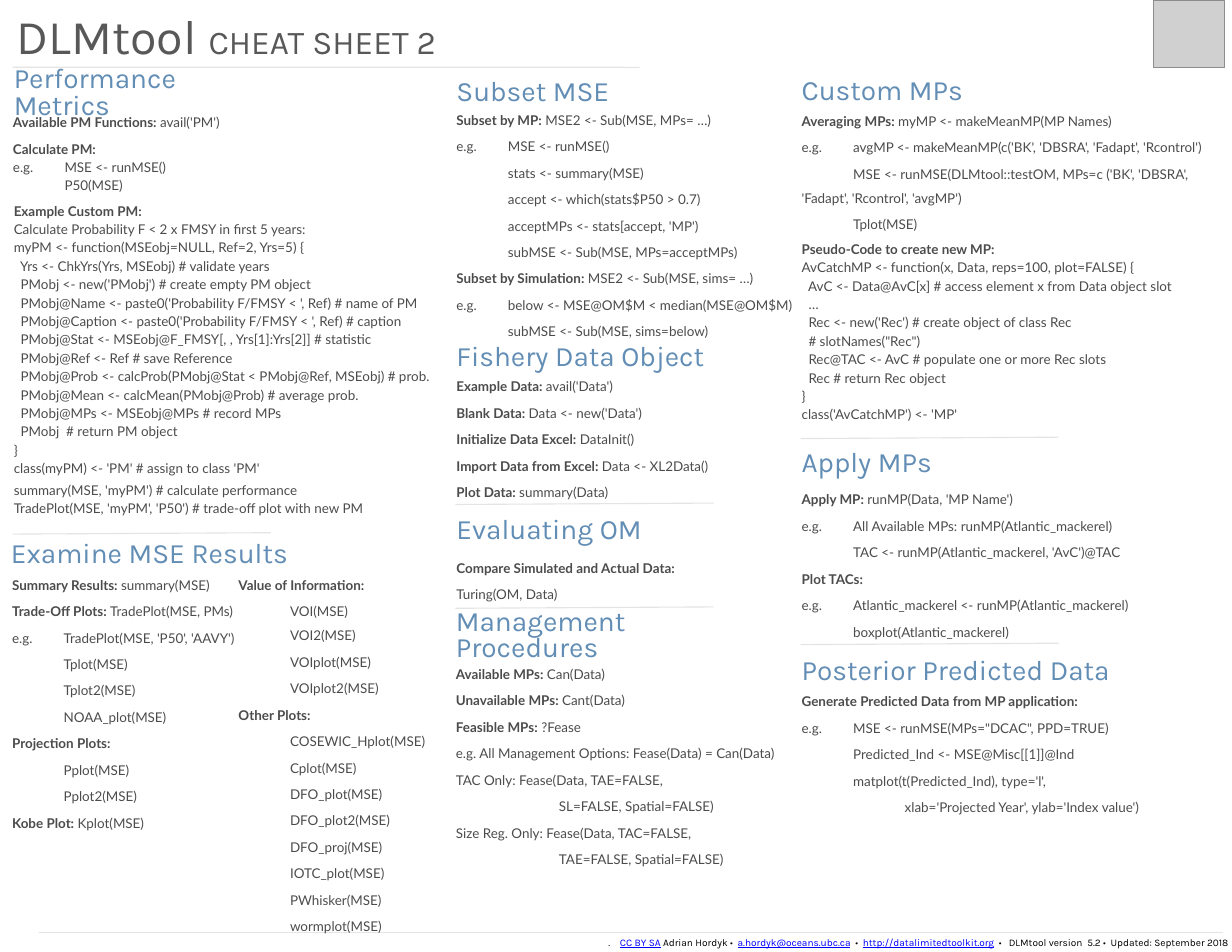
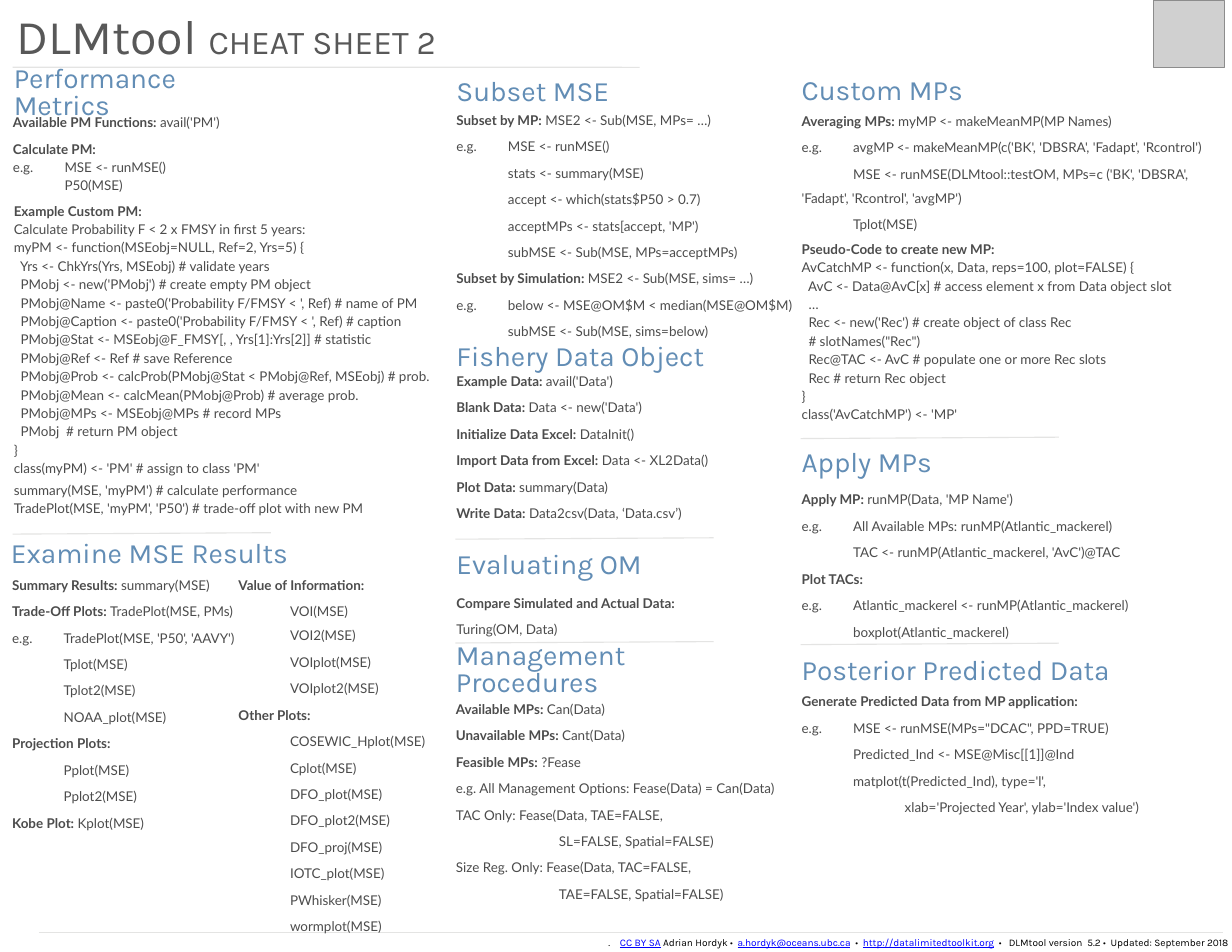
Before and after one commit to DLMtool/DLMtool, a slide deck: slide 2 of docs/cheat_sheets/DLMtool_CheatSheets.pptx. Drawn at 1232x952 pixels with LibreOffice and Linux fonts; fonts in the diff are those of the drawing; grey boxes stand for pictures. Boxes give left, top, right and bottom in pixels: in the first picture for what was removed or moved away, otherwise in the second. Text is boxed around its words. In the diff, an @@ line names an element or a change of style, - is before the commit and + after.

Commit message:
update cheatsheets
fixes #231

```diff
--- a/docs/cheat_sheets/DLMtool_CheatSheets.pptx
+++ b/docs/cheat_sheets/DLMtool_CheatSheets.pptx
@@ text at [456, 508, 682, 520]: paragraph added @@
+Write Data: Data2csv(Data, ‘Data.csv’)
@@ 4 texts, 2 lines: place and size @@
-4 texts, 2 lines at [456, 503, 774, 867]
+4 texts, 2 lines at [456, 538, 774, 902]
```
Also in this commit, not shown: 3 other files.
